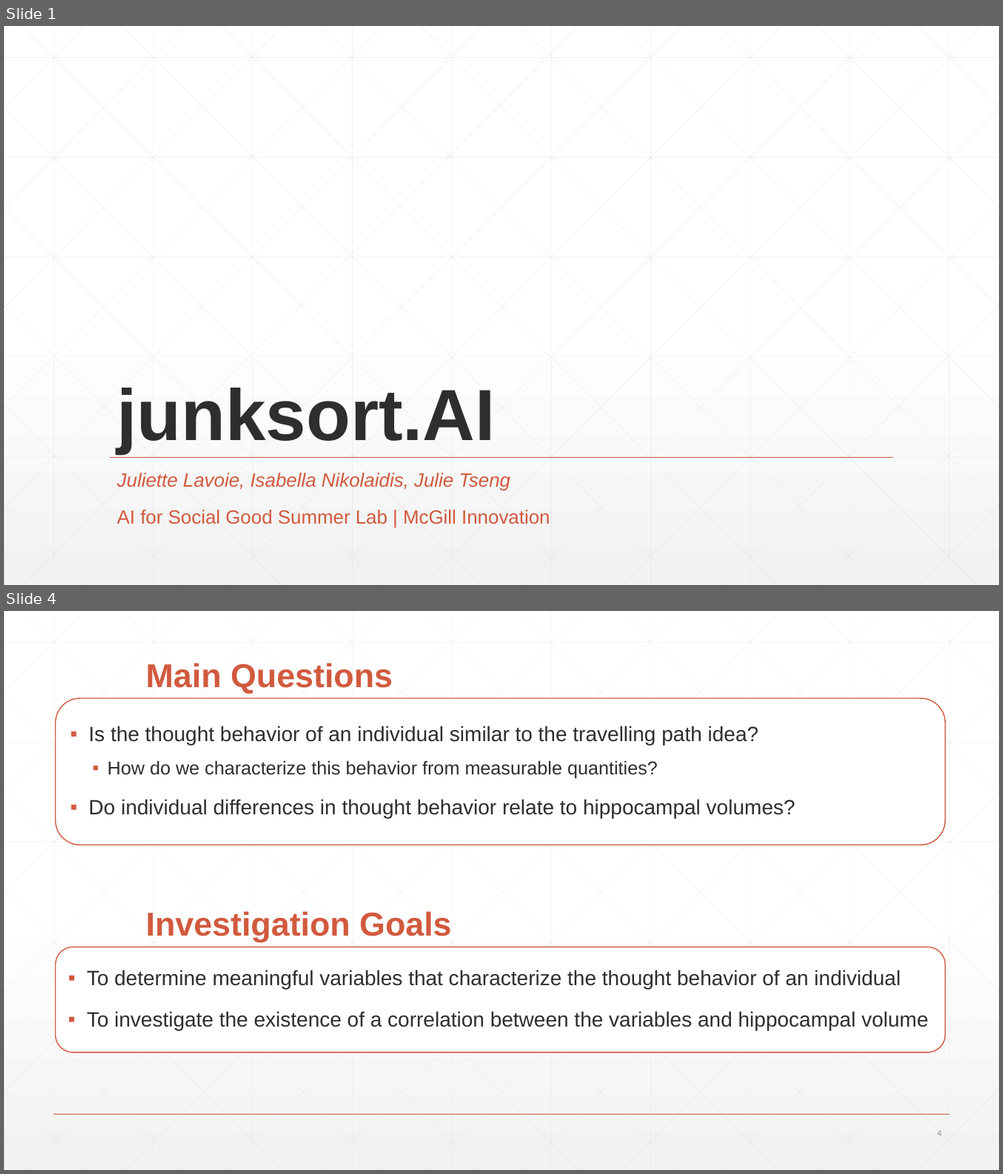
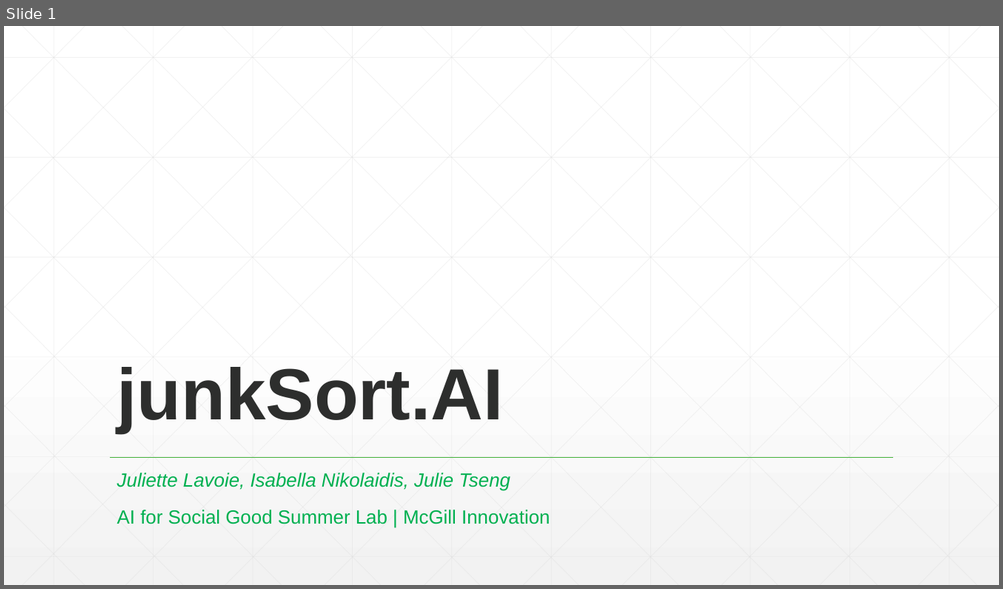
Before and after one commit to j-tseng/junkSort.AI, a slide deck: junksort-presentation.pptx. Shown one above the other, each under a label of ours: slides 1 and 4 before the commit, slide 1 after it; the slides between them are not shown. The pictures are 1003x1174 and 1003x589 pixels, drawn with LibreOffice and Linux fonts; fonts in the diff are those of the drawing. Boxes give left, top, right and bottom in pixels: in the first picture for what was removed or moved away, otherwise in the second. Text is boxed around its words. In the diff, an @@ line names an element or a change of style, - is before the commit and + after.

```diff
--- a/junksort-presentation.pptx
+++ b/junksort-presentation.pptx
@@ slide 4 removed at <box>4,611,999,1170</box>, background gradient #FFFFFF to #F2F2F2 @@
@@ text removed at <box>146,663,392,694</box> @@
-Main Questions
@@ rounded rectangle removed at <box>56,698,945,846</box> @@
-▪ Is the thought behavior of an individual similar to the travelling path idea?
-  ▪ How do we characterize this behavior from measurable quantities?
-▪ Do individual differences in thought behavior relate to hippocampal volumes?
@@ title removed at <box>146,911,451,943</box> @@
-Investigation Goals
@@ text removed at <box>56,948,945,1053</box> @@
-▪ To determine meaningful variables that characterize the thought behavior of an individual
-▪ To investigate the existence of a correlation between the variables and hippocampal volume
@@ group removed at <box>4,611,999,1170</box>: 46 lines @@
@@ line removed from (54, 1115) to (949, 1115) @@
@@ page number removed at <box>937,1130,942,1136</box> @@
-4
@@ slide 1 changed as well @@
@@ title at <box>117,367,504,433</box>: text changed @@
-junksort.AI
+junkSort.AI
@@ subtitle "Juliette Lavoie, Isabella Nikolaidis, Julie ..." at <box>117,473,549,525</box>: text colour #D15A3E to #00B050 @@
@@ line (110, 458) - (893, 458): stroke #D15A3E 1 pt to #48B53F 1 pt @@
```
Also in this commit, not shown: 1 other slide changed, 3 slides added, 6 other slides removed.
